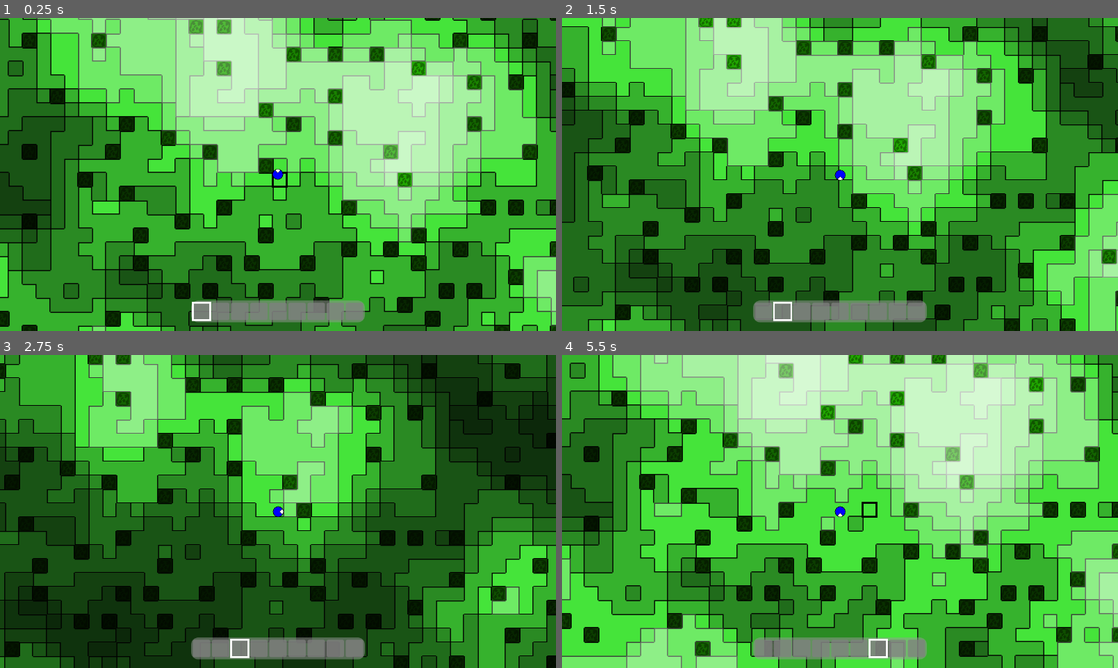
Above: before the commit, frames 1-4 (two rows, left to right).
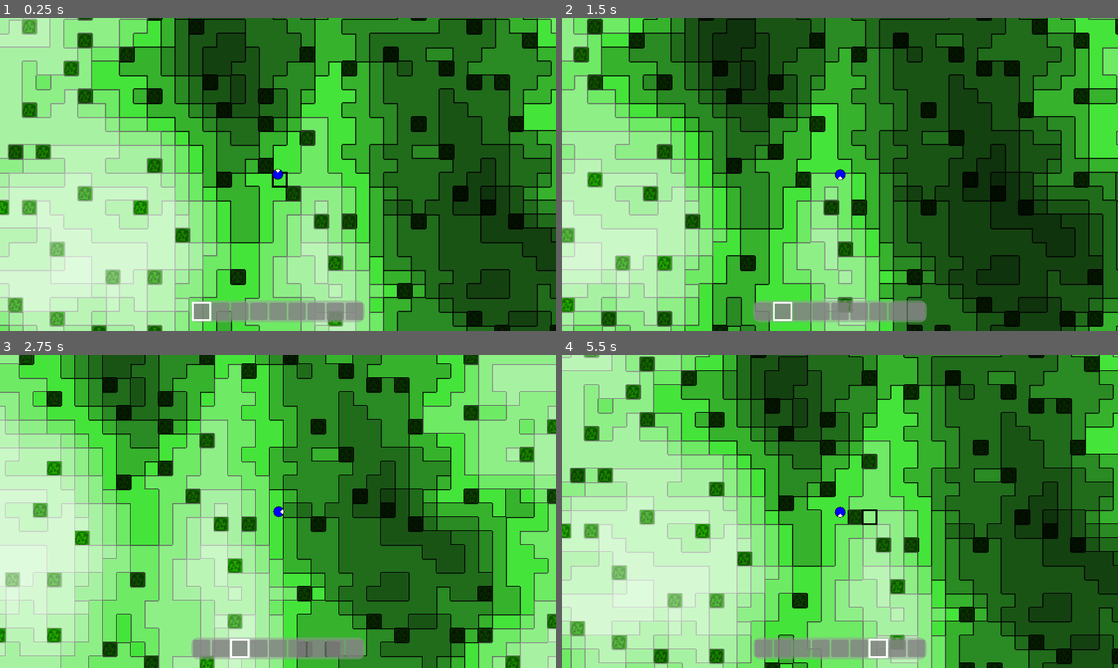
Above: after the commit, the same moments.

Repository: Bolgeg/godot_cuadrados
Game: Godot game, scene res://scenes/game.tscn
The game is run twice, just before and just after one commit, with the same random seed, the same clock (stepped at 60 frames per second) and the same inputs.
Inputs (mouse positions are in pixels of both pictures, inside the frame that each line leads up to):
- Up to frame 1 (0.25 s): no input
- Up to frame 2 (1.5 s): tap Enter at 0.5 s; move the mouse to (962, 158) at 0.52 s; hold D (move_right) 0.53-1.28 s; tap 1 (item_1) at 0.6 s; click (962, 158) at 0.67 s; move the mouse to (728, 190) at 1.27 s; hold S (move_down) from 1.28 s (still down); tap 2 (item_2) at 1.35 s
- Up to frame 3 (2.75 s): move the mouse to (333, 442) at 2.02 s; release S (move_down) at 2.03 s; hold D (move_right) from 2.03 s (still down); tap 3 (item_3) at 2.1 s
- Up to frame 4 (5.5 s): move the mouse to (812, 574) at 2.77 s; release D (move_right) at 2.78 s; hold W (move_up) 2.78-3.53 s; tap one key every 0.75 s from 2.85 s: 4 (item_4) 5 (item_5) 6 (item_6) 7 (item_7); click (812, 574) at 2.92 s; move the mouse to (1006, 558) at 3.52 s; hold A (move_left) 3.53-5.03 s; move the mouse to (673, 464) at 4.27 s; move the mouse to (867, 511) at 5.02 s; hold S (move_down) from 5.03 s (still down); click (867, 511) at 5.17 s

The runs differ from the first frame. In frame 1, 92% of the frame differs, in the area x 0-100%, y 0-100%; in frame 2, 91%; in frame 3, 87%; in frame 4, 94%.

Commit message:
Make seed random

Diff:
--- a/scenes/crafting_recipe_scene.tscn
+++ b/scenes/crafting_recipe_scene.tscn
@@ -6,6 +6,7 @@
 [node name="CraftingRecipeScene" type="Control"]
 custom_minimum_size = Vector2(360, 40)
 layout_mode = 3
+anchors_preset = 0
 offset_right = 360.0
 offset_bottom = 40.0
 script = ExtResource("1_ti6cu")
--- a/scripts/game.gd
+++ b/scripts/game.gd
@@ -240,6 +240,7 @@
 	return inventory.get_item_tool_speed(%Toolbar.selected_item_index)
 
 func _ready() -> void:
+	world_seed=randi()
 	update_chunk_loading()
 	initialize_player()
 
